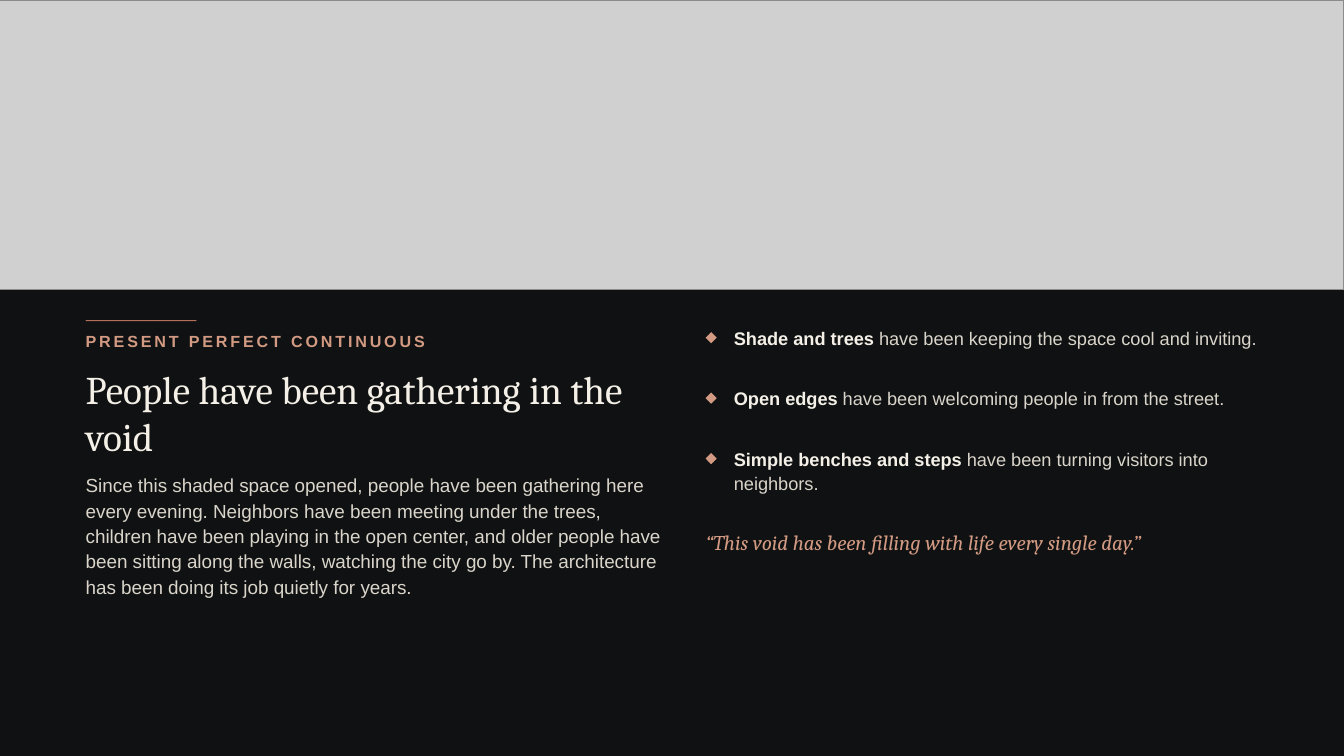
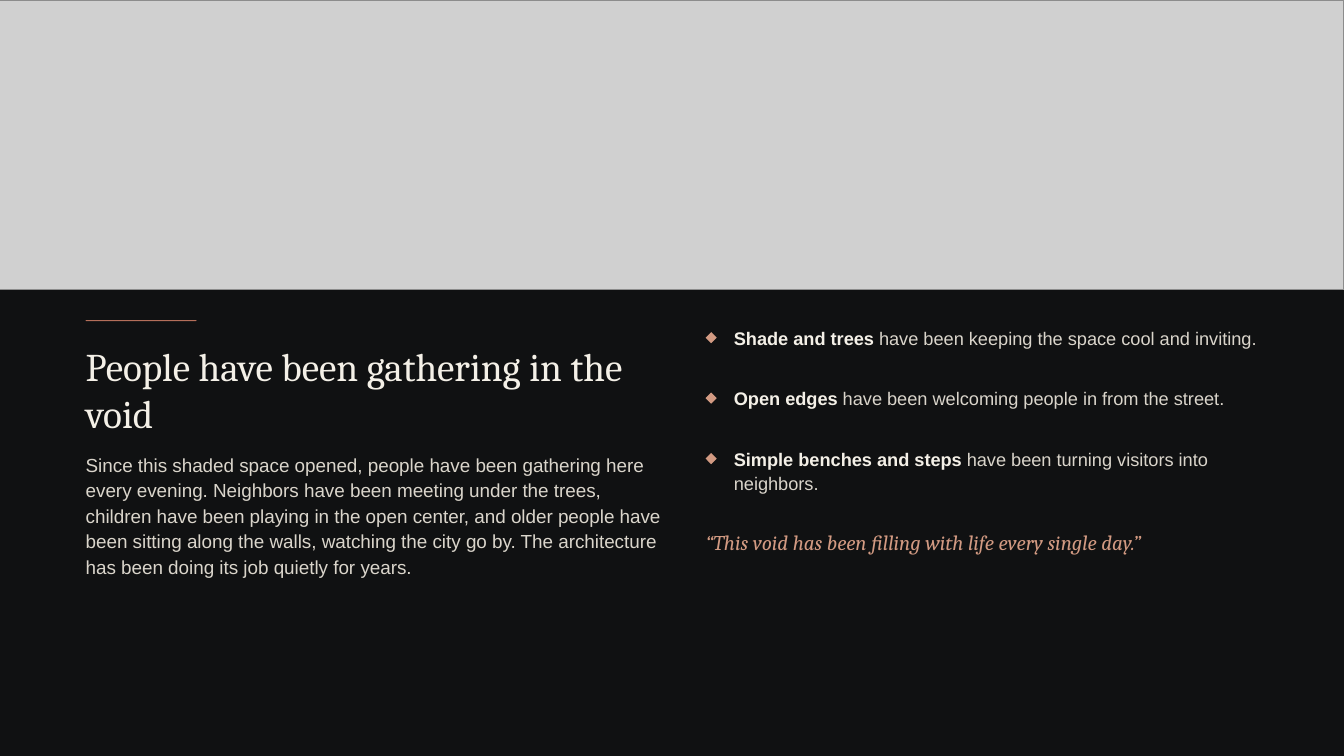
Before and after one commit to s2512013660-art/Akli, a slide deck: slide 7 of presentation-kit/empty-space-topic/The-Architecture-of-Empty-Space_Animated.pptx. Drawn at 1344x756 pixels with LibreOffice and Linux fonts; fonts in the diff are those of the drawing; grey boxes stand for pictures; background and template pictures are left out. Boxes give left, top, right and bottom in pixels: in the first picture for what was removed or moved away, otherwise in the second. Text is boxed around its words. In the diff, an @@ line names an element or a change of style, - is before the commit and + after.

```diff
--- a/presentation-kit/empty-space-topic/The-Architecture-of-Empty-Space_Animated.pptx
+++ b/presentation-kit/empty-space-topic/The-Architecture-of-Empty-Space_Animated.pptx
@@ text "People have been gathering in ...": place and size @@
-text "People have been gathering in ..." at [86,376,623,452]
+text "People have been gathering in ..." at [86,353,623,429]
@@ text removed at [86,335,425,347] @@
-PRESENT PERFECT CONTINUOUS
@@ text "Since this shaded space opened, ...": place and size @@
-text "Since this shaded space opened, ..." at [86,478,661,598]
+text "Since this shaded space opened, ..." at [86,458,661,578]
```
Also in this commit, not shown: 8 other slides changed, 2 other files.
